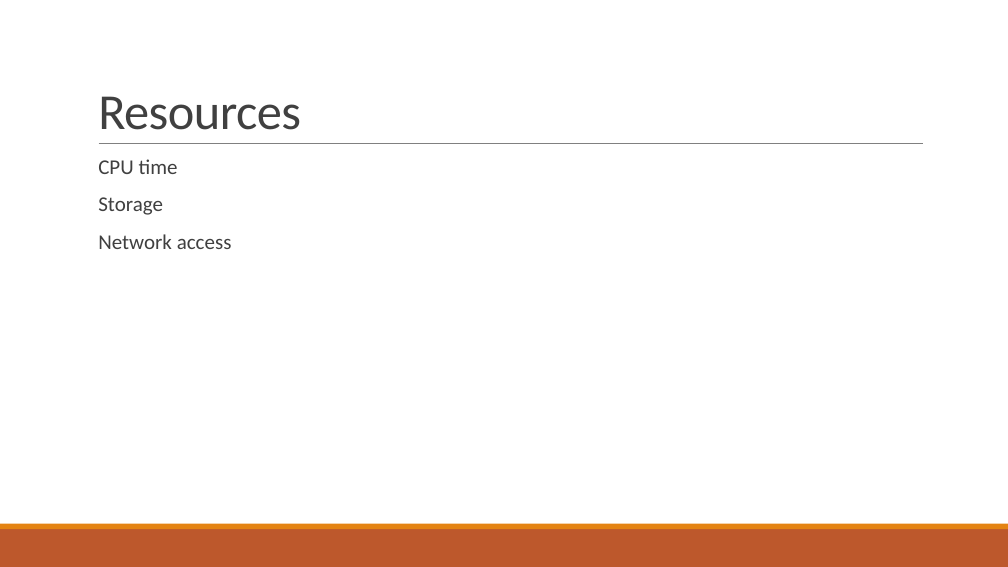
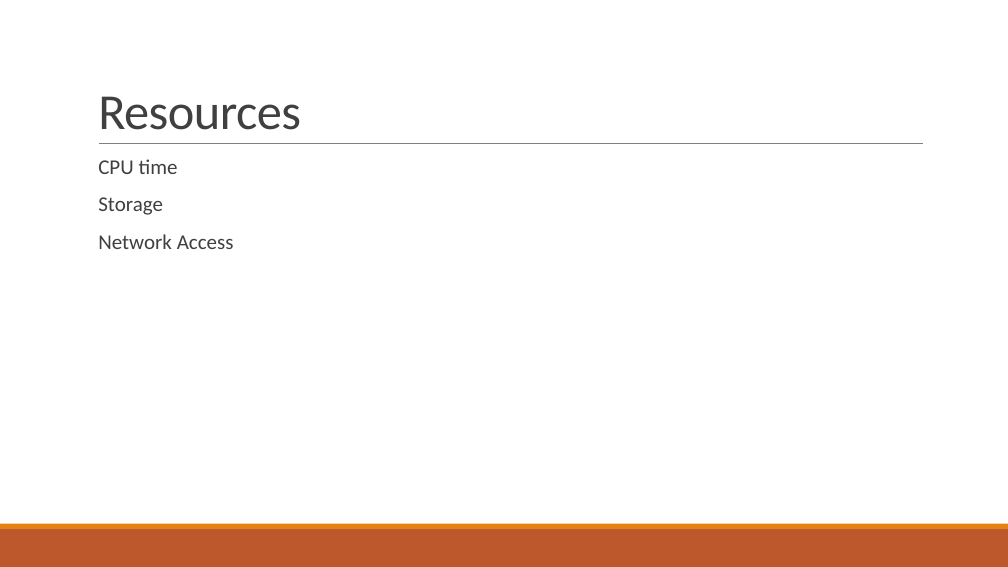
Before and after one commit to Lukas-Kaufmann/workload_scheduling_ga, a slide deck: slide 3 of docs/idea.pptx. Drawn at 1008x567 pixels with LibreOffice and Linux fonts; fonts in the diff are those of the drawing. Boxes give left, top, right and bottom in pixels: in the first picture for what was removed or moved away, otherwise in the second. Text is boxed around its words. In the diff, an @@ line names an element or a change of style, - is before the commit and + after.

```diff
--- a/docs/idea.pptx
+++ b/docs/idea.pptx
@@ text at [98,234,234,249]: text changed @@
-  Network access
+  Network Access
```
Also in this commit, not shown: 1 other slide changed, 8 other files.
